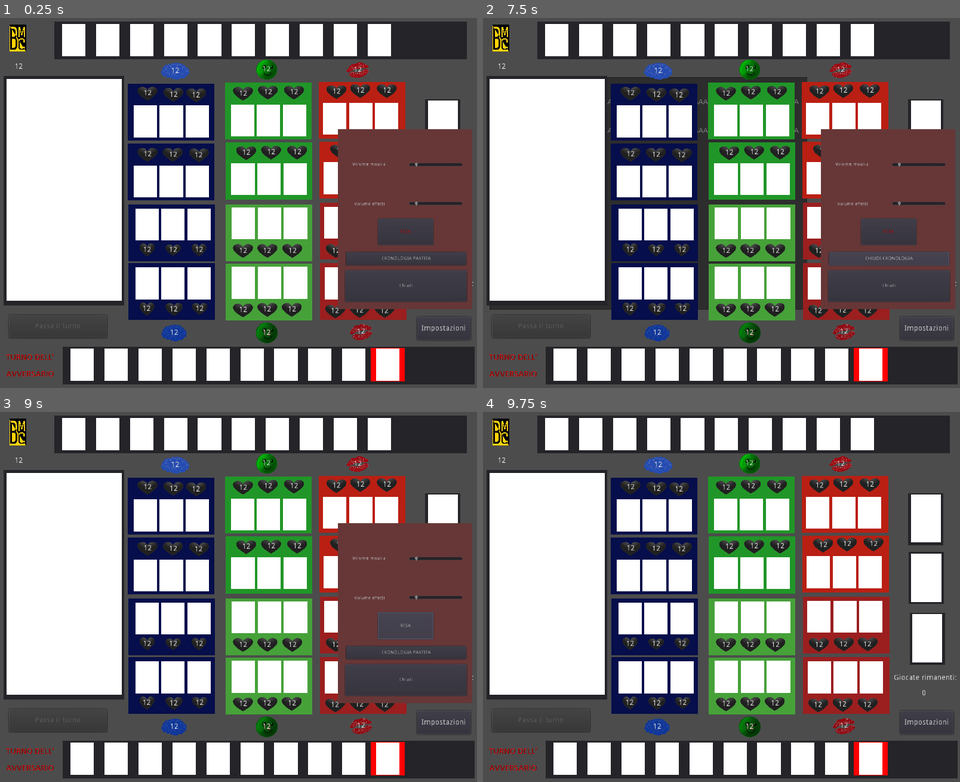
Above: before the commit, frames 1-4 (two rows, left to right).
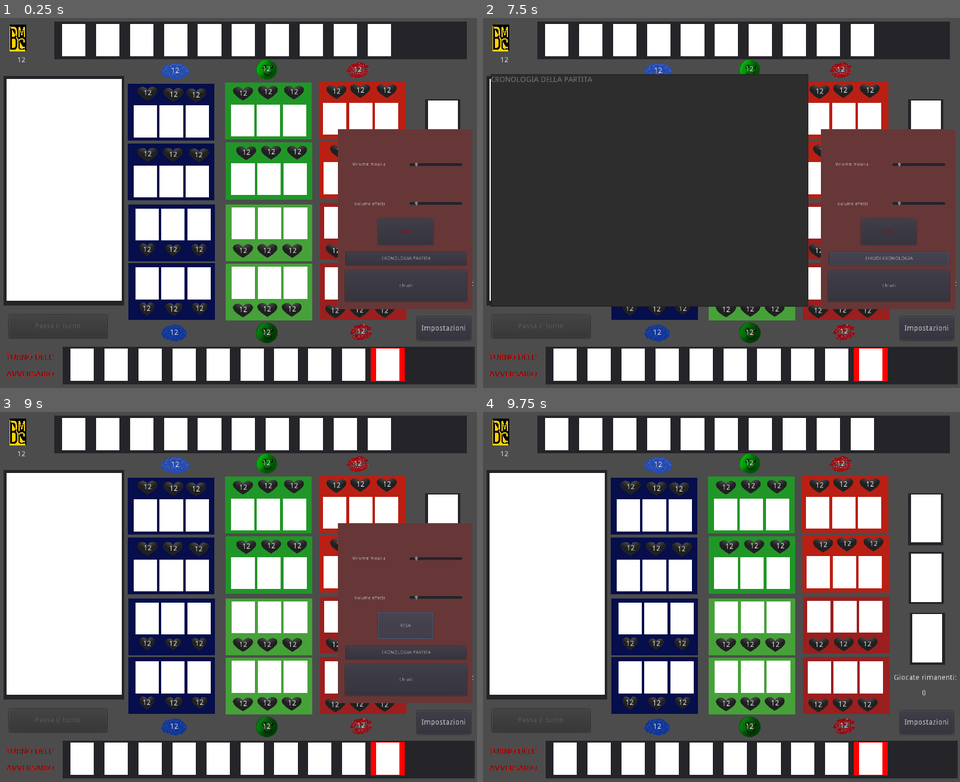
Above: after the commit, the same moments.

Repository: WaitingPigeon/BMCards
Game: Godot game, scene res://Game_Client.tscn
Two runs of this game, one before a commit and one after it. Both use one fixed random seed, a clock stepped at 60 frames per second and the inputs below. This scene is started directly instead of the project's main scene.
Inputs:
- Up to frame 1 (0.25 s): no input
- Up to frame 2 (7.5 s): click "CRONOLOGIA PARTITA" at 0.5 s; click "CHIUDI CRONOLOGIA" at 1.25 s; click "Impostazioni" at 2 s; click "RESA" at 2.75 s; click "Chiudi" at 3.5 s; click "Impostazioni" at 4.25 s; click "RESA" at 5 s; click "Chiudi" at 5.75 s; click "Impostazioni" at 6.5 s; click "CRONOLOGIA PARTITA" at 7.25 s
- Up to frame 3 (9 s): click "CHIUDI CRONOLOGIA" at 8 s; click "RESA" at 8.75 s
- Up to frame 4 (9.75 s): click "Chiudi" at 9.5 s

The runs differ from the first frame. In frame 1, less than 0.1% of the frame differs, in the area x 3-6%, y 10-14%; in frame 2, 35%, in the area x 1-69%, y 10-79%; in frame 3, less than 0.1%; in frame 4, less than 0.1%.
Error in both runs: Invalid get index 'blue' (on base: 'Nil'). (res://Game_Client_2.gd:831)

Commit message:
Cronologia
Prima versione stabile.
Implementare le funzioni di scrittura history_write(content) dove necessario nel codice

Diff:
--- a/Client/Game_Client.gd
+++ b/Client/Game_Client.gd
@@ -1538,7 +1538,7 @@
 func history_create():
 	history = File.new()
 	history.open("user://history.txt", File.WRITE)
-	history.store_line("Cronologia della partita in corso")
+	history.store_line("CRONOLOGIA DELLA PARTITA")
 	history.close()
 func history_write(content):
 	history = File.new()
--- a/Client/Game_Client.tscn
+++ b/Client/Game_Client.tscn
@@ -63,20 +63,6 @@
 [node name="Board_Stuff" type="Node" parent="."]
 script = ExtResource( 2 )
 
-[node name="History" type="TextEdit" parent="Board_Stuff"]
-visible = false
-light_mask = -2147483647
-margin_left = 14.0
-margin_top = 115.0
-margin_right = 613.0
-margin_bottom = 553.0
-text = "prova PROVA PROVA PROVA PROVA PROVA PROVA PROVA"
-readonly = true
-wrap_enabled = true
-__meta__ = {
-"_edit_use_anchors_": false
-}
-
 [node name="Card_Container" type="Panel" parent="Board_Stuff"]
 margin_left = 8.0
 margin_top = 112.0
@@ -123,10 +109,10 @@
 region_rect = Rect2( 0, 0, 200, 100 )
 
 [node name="Cards_left" type="Label" parent="Board_Stuff"]
-margin_left = 11.551
-margin_top = 83.4719
-margin_right = 59.551
-margin_bottom = 108.472
+margin_left = 16.551
+margin_top = 71.4719
+margin_right = 64.551
+margin_bottom = 96.472
 text = "12"
 align = 1
 valign = 1
@@ -1570,6 +1556,26 @@
 z_index = 10
 texture = ExtResource( 3 )
 
+[node name="History_node" type="Node2D" parent="Settings"]
+position = Vector2( -1209.78, -611.118 )
+scale = Vector2( 1.58287, 1.59986 )
+z_index = 2
+
+[node name="History_text" type="TextEdit" parent="Settings/History_node"]
+visible = false
+light_mask = -2147483647
+margin_left = 16.0
+margin_top = 109.0
+margin_right = 615.0
+margin_bottom = 547.0
+rect_clip_content = true
+text = "QUI DEVE APPARIRE LA CRONOLOGIA DEGLI EVENTI DELLA PARTITA"
+readonly = true
+wrap_enabled = true
+__meta__ = {
+"_edit_use_anchors_": false
+}
+
 [node name="HSlider" type="HSlider" parent="Settings"]
 margin_left = 11.6625
 margin_top = -234.125
--- a/Client/Game_Client_2.gd
+++ b/Client/Game_Client_2.gd
@@ -129,13 +129,12 @@
 
 
 func _on_Button3_pressed():
-	if $Board_Stuff/History.visible == false:
-		history_write("Questa è una prova di scrittura e stampa!AAAAAAAAAAAAAAAAAAAAAAAAAAAAAAAAAAAAAAAAAAAAAAAAAAAAAAAAAAAA")
-		$Board_Stuff/History.text = history_read()
-		$Board_Stuff/History.visible = true
+	if $Settings/History_node/History_text.visible == false:
+		$Settings/History_node/History_text.text = history_read()
+		$Settings/History_node/History_text.visible = true
 		$Settings/Button3.text = "CHIUDI CRONOLOGIA"
-	elif $Board_Stuff/History.visible == true:
-		$Board_Stuff/History.visible = false
+	elif $Settings/History_node/History_text.visible == true:
+		$Settings/History_node/History_text.visible = false
 		$Settings/Button3.text = "CRONOLOGIA PARTITA"
 	else:
-		 $Settings/Button3.text = "errore"
+		 $Settings/Button3.text = "!!!ERRORE!!!"
Not shown, changed: Server/export_presets.cfg
